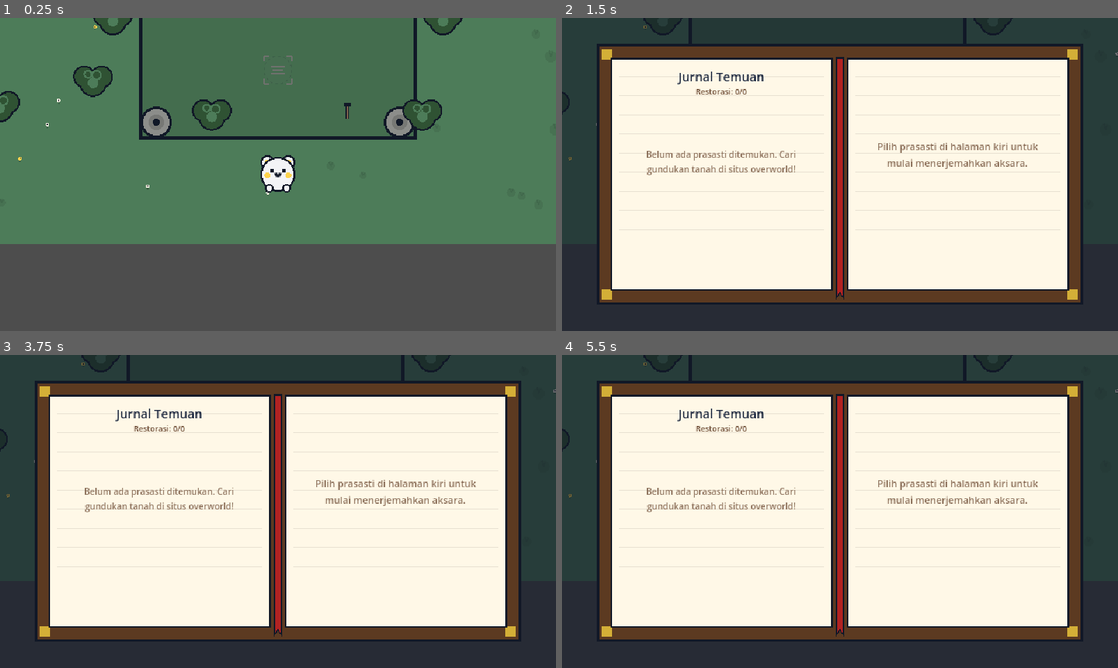
Above: before the commit, frames 1-4 (two rows, left to right).
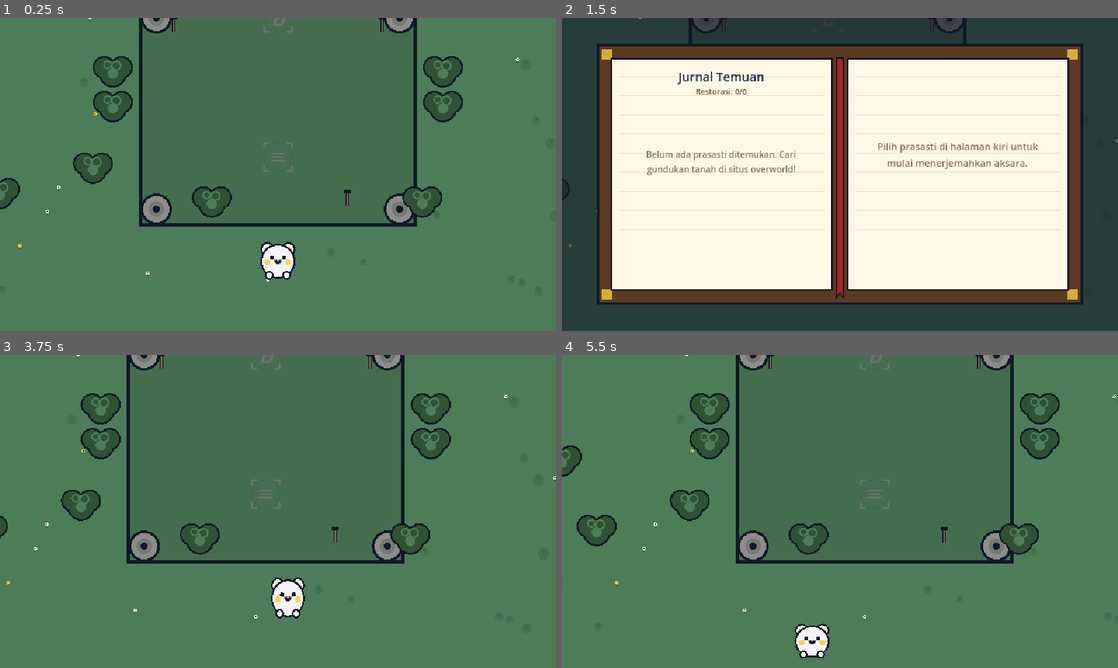
Above: after the commit, the same moments.

Repository: Akabim/arkeolog
Game: Godot game, scene res://scenes/main.tscn
The game is run twice, just before and just after one commit, with the same random seed, the same clock (stepped at 60 frames per second) and the same inputs.
Inputs (mouse positions are in pixels of both pictures, inside the frame that each line leads up to):
- Up to frame 1 (0.25 s): no input
- Up to frame 2 (1.5 s): tap Enter at 0.5 s; move the mouse to (962, 158) at 0.52 s; hold D (move_right) 0.53-1.25 s; hold E (interact) 0.53-1.25 s; click (962, 158) at 0.67 s; tap Space at 0.77, 1.07 s; tap J (journal) at 0.8 s; drag from (728, 190) to (828, 71) at 1.27 s
- Up to frame 3 (3.75 s): tap Space at 2, 2.1, 3.5 s; move the mouse to (333, 442) at 2.02 s; hold D (move_right) 2.03-2.75 s; hold E (interact) 2.03-2.75 s; tap Enter at 2.75 s; drag from (250, 574) to (411, 448) at 2.77 s; move the mouse to (444, 558) at 3.52 s; hold A (move_left) from 3.53 s (still down); hold J (journal) from 3.53 s (still down)
- Up to frame 4 (5.5 s): tap Space at 3.77, 3.8, 4.07 s; release A (move_left) at 4.25 s; release J (journal) at 4.25 s; drag from (673, 464) to (867, 511) at 4.27 s; move the mouse to (867, 511) at 5.02 s; hold S (move_down) from 5.03 s (still down); hold J (journal) from 5.03 s (still down); tap I at 5.1 s; click (867, 511) at 5.17 s

The runs differ from the first frame. In frame 1, 37% of the frame differs, in the area x 0-100%, y 0-100%; in frame 2, 0.6%; in frame 3, 100%; in frame 4, 99%.

Commit message:
Fix camera boundaries, interactable area detection, and journal close toggling

Diff:
--- a/scripts/player.gd
+++ b/scripts/player.gd
@@ -19,6 +19,19 @@
 	if has_method("set_physics_interpolation_mode"):
 		set_physics_interpolation_mode(1) # Inherit
 	Global.camera_shake.connect(start_camera_shake)
+	call_deferred("setup_camera_limits")
+
+func setup_camera_limits() -> void:
+	var level = get_parent()
+	if level:
+		var limit_r = level.get("level_width")
+		var limit_b = level.get("level_height")
+		if limit_r and limit_b:
+			$Camera2D.limit_left = 0
+			$Camera2D.limit_top = 0
+			$Camera2D.limit_right = int(limit_r)
+			$Camera2D.limit_bottom = int(limit_b)
+
 
 func start_camera_shake(intensity: float, duration: float) -> void:
 	shake_intensity = intensity
@@ -87,21 +100,30 @@
 	visual.scale = visual.scale.lerp(Vector2(1.0 + breathe, 1.0 - breathe), 10.0 * delta)
 
 func _unhandled_input(event: InputEvent) -> void:
+	# Allow toggling the journal even when state is locked in JOURNAL
+	if event.is_action_pressed("journal"):
+		toggle_journal()
+		get_viewport().set_input_as_handled()
+		return
+
 	if Global.current_state != Global.State.OVERWORLD:
 		return
 
 	if event.is_action_pressed("interact"):
 		interact()
-	elif event.is_action_pressed("journal"):
-		toggle_journal()
+		get_viewport().set_input_as_handled()
 
 func interact() -> void:
 	var areas = interaction_detector.get_overlapping_areas()
 	for area in areas:
-		var parent = area.get_parent()
-		if parent and parent.has_method("interact"):
-			parent.interact(self)
+		if area.has_method("interact"):
+			area.interact(self)
 			break
+		else:
+			var parent = area.get_parent()
+			if parent and parent.has_method("interact"):
+				parent.interact(self)
+				break
 
 func toggle_journal() -> void:
 	if Global.current_state == Global.State.OVERWORLD:
